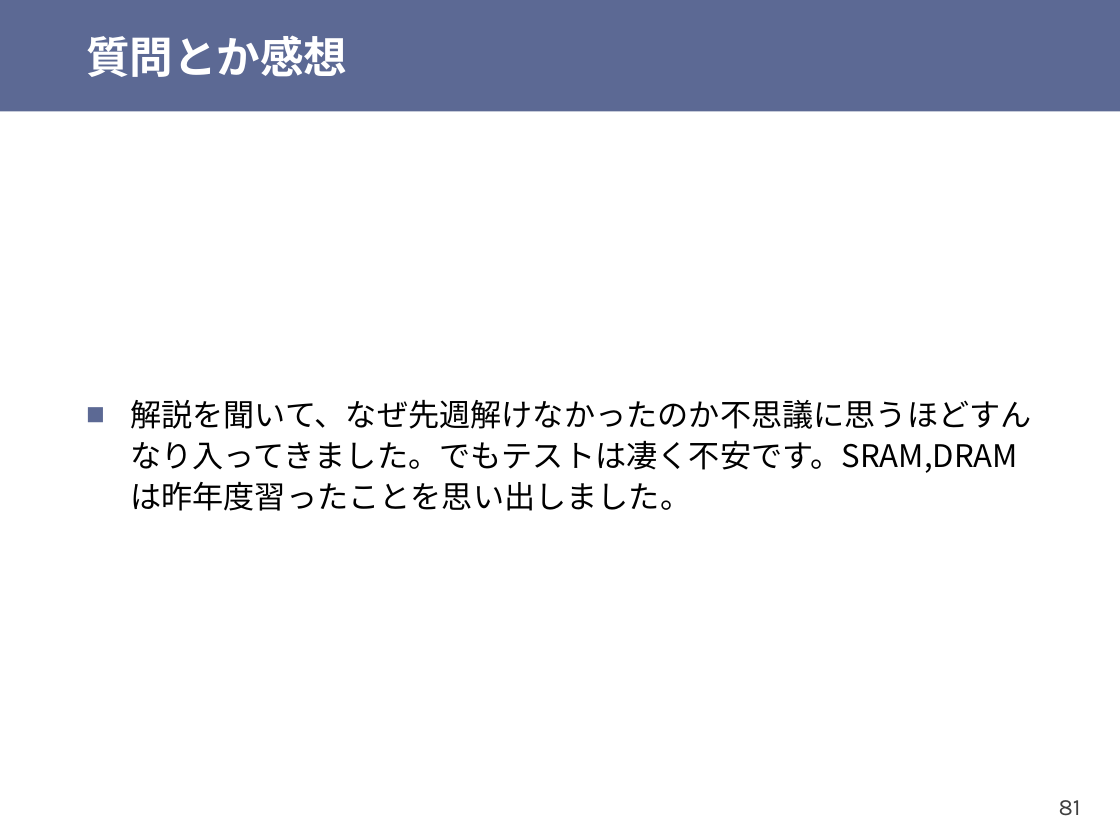
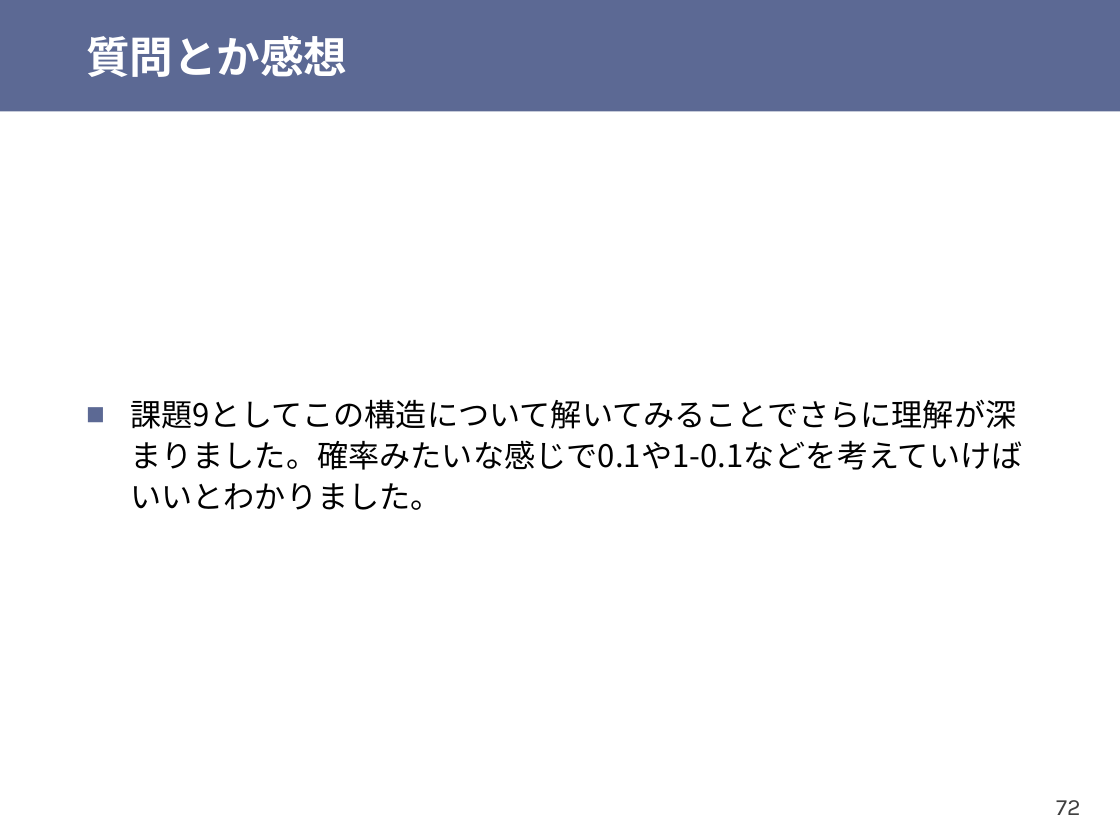
Before and after one commit to shioyadan/otya-computer-architecture-i, a slide deck: slide 72 of cai-shioya-10.pptx (slide 81 before the commit). Drawn at 1120x840 pixels with LibreOffice and Linux fonts; fonts in the diff are those of the drawing. Boxes give left, top, right and bottom in pixels: in the first picture for what was removed or moved away, otherwise in the second. Text is boxed around its words. In the diff, an @@ line names an element or a change of style, - is before the commit and + after.

```diff
--- a/cai-shioya-10.pptx
+++ b/cai-shioya-10.pptx
@@ text at box(130, 399, 1022, 510): text changed @@
-■ 解説を聞いて、なぜ先週解けなかったのか不思議に思うほどすんなり入ってきました。でもテストは凄く不安です。SRAM,DRAMは昨年度習ったことを思い出しました。
+■ 課題9としてこの構造について解いてみることでさらに理解が深まりました。確率みたいな感じで0.1や1-0.1などを考えていけばいいとわかりました。
@@ page number at box(1056, 800, 1080, 815): text changed @@
-81
+72
```
Also in this commit, not shown: 25 other slides changed, 2 slides added, 25 slides removed, 1 other file.
